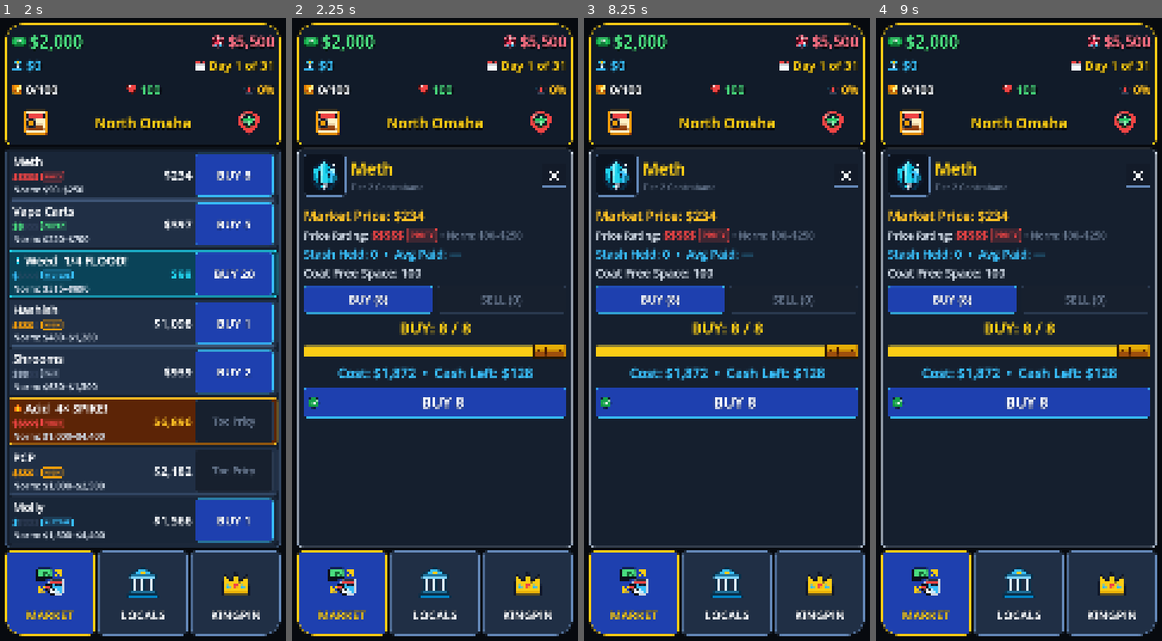
Above: before the commit, frames 1-4 (left to right).
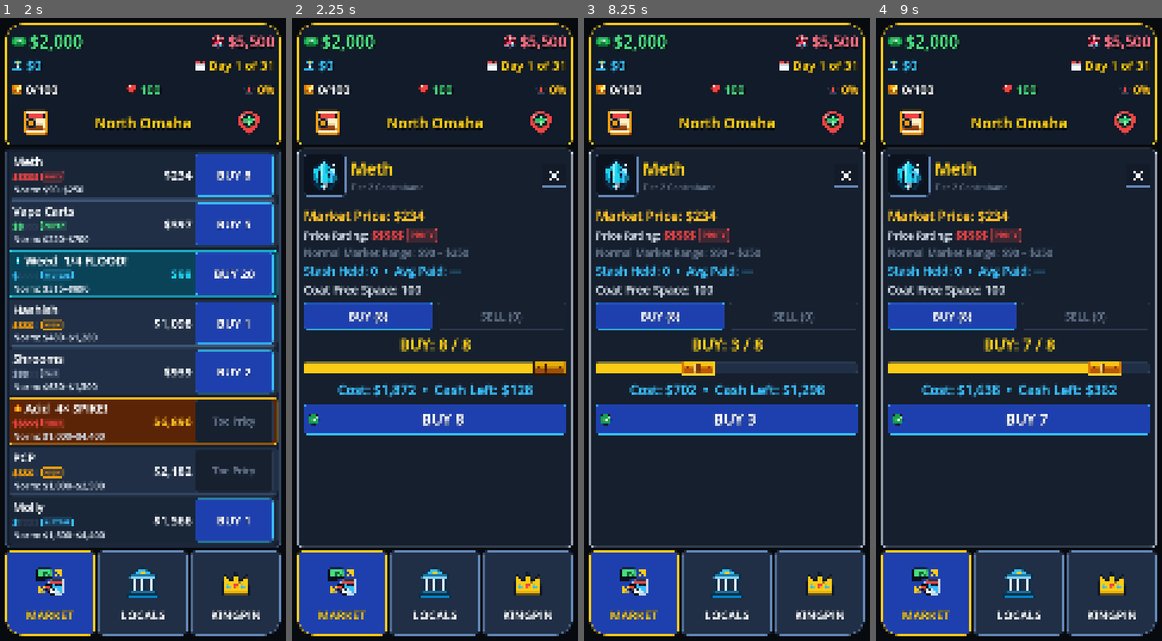
Above: after the commit, the same moments.

Repository: TimGoergen/dope-wars
Game: Godot game, scene res://Main.tscn
The game is run twice, just before and just after one commit, with the same random seed, the same clock (stepped at 60 frames per second) and the same inputs.
Inputs (mouse positions are in pixels of both pictures, inside the frame that each line leads up to):
- Up to frame 1 (2 s): click (37, 123) at 0.52 s; click (248, 123) at 1.27 s
- Up to frame 2 (2.25 s): click (394, 173) at 2.02 s
- Up to frame 3 (8.25 s): click "BUY 8" at 2.75 s; click (686, 223) at 3.52 s; click "BUY 5" at 4.25 s; click (686, 273) at 5.02 s; click "BUY 20" at 5.75 s; click (686, 323) at 6.52 s; click "BUY 1" at 7.25 s; click (686, 373) at 8.02 s
- Up to frame 4 (9 s): click "BUY 2" at 8.75 s

Frame 1 is identical in both runs. In frame 2, 14% of the frame differs, in the area x 4-96%, y 34-68%; in frame 3, 14%; in frame 4, 14%.

Commit message:
fix(ui): prevent drug purchase screen from overflowing display width

Diff:
--- a/game/scripts/ui/TradeOverlay.gd
+++ b/game/scripts/ui/TradeOverlay.gd
@@ -68,9 +68,11 @@
 	add_child(panel)
 
 	if _board_rect.size.x > 0.0 and _board_rect.size.y > 0.0:
-		panel.position = _board_rect.position
-		panel.size = _board_rect.size
-		panel.custom_minimum_size = _board_rect.size
+		var target_w := mini(int(_board_rect.size.x), 1040)
+		var target_x := clampi(int(_board_rect.position.x), 20, 1080 - target_w - 20)
+		panel.position = Vector2(target_x, _board_rect.position.y)
+		panel.size = Vector2(target_w, _board_rect.size.y)
+		panel.custom_minimum_size = Vector2(target_w, _board_rect.size.y)
 	else:
 		panel.set_anchors_and_offsets_preset(Control.PRESET_FULL_RECT)
 
@@ -185,7 +187,7 @@
 	var mkt_lbl := UiPalette.add_label(summary_vbox, "Market Price: %s" % mkt_str, 50, price_color, false, true)
 	mkt_lbl.autowrap_mode = TextServer.AUTOWRAP_OFF
 
-	# Line 2: Dollar Sign Rating Meter ($$$$$) + Companion Price Tag Pill + Normal Range
+	# Line 2: Dollar Sign Rating Meter ($$$$$) + Companion Price Tag Pill
 	var rating_row := HBoxContainer.new()
 	rating_row.size_flags_horizontal = Control.SIZE_EXPAND_FILL
 	rating_row.add_theme_constant_override("separation", 12)
@@ -234,28 +236,24 @@
 		tag_lbl.add_theme_font_size_override("font_size", 32)
 		tag_lbl.add_theme_color_override("font_color", t_col)
 		pill.add_child(tag_lbl)
-
-		var norm_lbl := Label.new()
-		norm_lbl.text = "• Norm: %s–%s" % [Money.format(min_p), Money.format(max_p)]
-		norm_lbl.add_theme_font_override("font", UiPalette.make_bold_font())
-		norm_lbl.add_theme_font_size_override("font_size", 36)
-		norm_lbl.add_theme_color_override("font_color", UiPalette.TEXT_MUTED)
-		norm_lbl.size_flags_vertical = Control.SIZE_SHRINK_CENTER
-		rating_row.add_child(norm_lbl)
 	else:
 		var no_buy_lbl := Label.new()
-		no_buy_lbl.text = "NO LOCAL BUYERS (Norm: %s–%s)" % [Money.format(min_p), Money.format(max_p)]
+		no_buy_lbl.text = "NO LOCAL BUYERS"
 		no_buy_lbl.add_theme_font_override("font", UiPalette.make_bold_font())
 		no_buy_lbl.add_theme_font_size_override("font_size", 36)
 		no_buy_lbl.add_theme_color_override("font_color", UiPalette.TEXT_MUTED)
 		no_buy_lbl.size_flags_vertical = Control.SIZE_SHRINK_CENTER
 		rating_row.add_child(no_buy_lbl)
 
-	# Line 3: Stash Held + Avg Paid (Large 44px stat)
+	# Line 3: Normal Market Range context
+	var norm_lbl := UiPalette.add_label(summary_vbox, "Normal Market Range: %s – %s" % [Money.format(min_p), Money.format(max_p)], 38, UiPalette.TEXT_MUTED, false, false)
+	norm_lbl.autowrap_mode = TextServer.AUTOWRAP_OFF
+
+	# Line 4: Stash Held + Avg Paid (Large 44px stat)
 	var stash_lbl := UiPalette.add_label(summary_vbox, "Stash Held: %d  •  Avg Paid: %s" % [held, avg_str], 44, UiPalette.BANK_CYAN, false, false)
 	stash_lbl.autowrap_mode = TextServer.AUTOWRAP_OFF
 
-	# Line 4: Coat Space Free (Large 44px stat)
+	# Line 5: Coat Space Free (Large 44px stat)
 	var coat_lbl := UiPalette.add_label(summary_vbox, "Coat Free Space: %d" % _state.get_free_capacity(), 44, UiPalette.TEXT_SECONDARY, false, false)
 	coat_lbl.autowrap_mode = TextServer.AUTOWRAP_OFF
 
@@ -269,6 +267,7 @@
 	buy_tab.text = "BUY (%d)" % max_buy
 	buy_tab.size_flags_horizontal = Control.SIZE_EXPAND_FILL
 	buy_tab.custom_minimum_size = Vector2(0, 104)
+	buy_tab.clip_text = true
 	buy_tab.disabled = (max_buy <= 0)
 	UiPalette.style_button(
 		buy_tab,
@@ -288,6 +287,7 @@
 	sell_tab.text = "SELL (%d)" % held
 	sell_tab.size_flags_horizontal = Control.SIZE_EXPAND_FILL
 	sell_tab.custom_minimum_size = Vector2(0, 104)
+	sell_tab.clip_text = true
 	sell_tab.disabled = (held <= 0) or (price <= 0)
 	UiPalette.style_button(
 		sell_tab,
@@ -308,6 +308,7 @@
 		drop_tab.text = "🗑️ DROP (%d)" % held
 		drop_tab.size_flags_horizontal = Control.SIZE_EXPAND_FILL
 		drop_tab.custom_minimum_size = Vector2(0, 104)
+		drop_tab.clip_text = true
 		UiPalette.style_button(
 			drop_tab,
 			UiPalette.BTN_DANGER if _mode == "dump" else UiPalette.CARD_BG,
--- a/game/sim/UiLayoutTest.gd
+++ b/game/sim/UiLayoutTest.gd
@@ -267,7 +267,27 @@
 
 			main._trade_overlay.visible = false
 			main.state.inventory[pid] = {"qty": 0, "avg_paid": 0}
-			break
+
+	# Specifically verify PCP with 1/4 FLOOD event (user scenario bounds check)
+	main.state.market_signals["pcp"] = "flood"
+	main.state.market_prices["pcp"] = 262
+	var b_rect := (main._market_board as Control).get_global_rect()
+	main._trade_overlay.open_for_product(main.state, "pcp", b_rect)
+	await process_frame
+	await process_frame
+	_assert_tree_within_bounds(main._trade_overlay, "TradeOverlay (PCP 1/4 FLOOD)")
+	main._trade_overlay.visible = false
+
+	# Specifically verify Cocaine with 4x SPIKE event (maximum price length bounds check)
+	main.state.market_signals["cocaine"] = "spike"
+	main.state.market_prices["cocaine"] = 125000
+	main.state.inventory["cocaine"] = {"qty": 100, "avg_paid": 28000}
+	main._trade_overlay.open_for_product(main.state, "cocaine", b_rect)
+	await process_frame
+	await process_frame
+	_assert_tree_within_bounds(main._trade_overlay, "TradeOverlay (Cocaine 4x SPIKE)")
+	main._trade_overlay.visible = false
+	main.state.inventory.erase("cocaine")
 
 	main._legacy_overlay.open_modal(main.meta)
 	await process_frame
